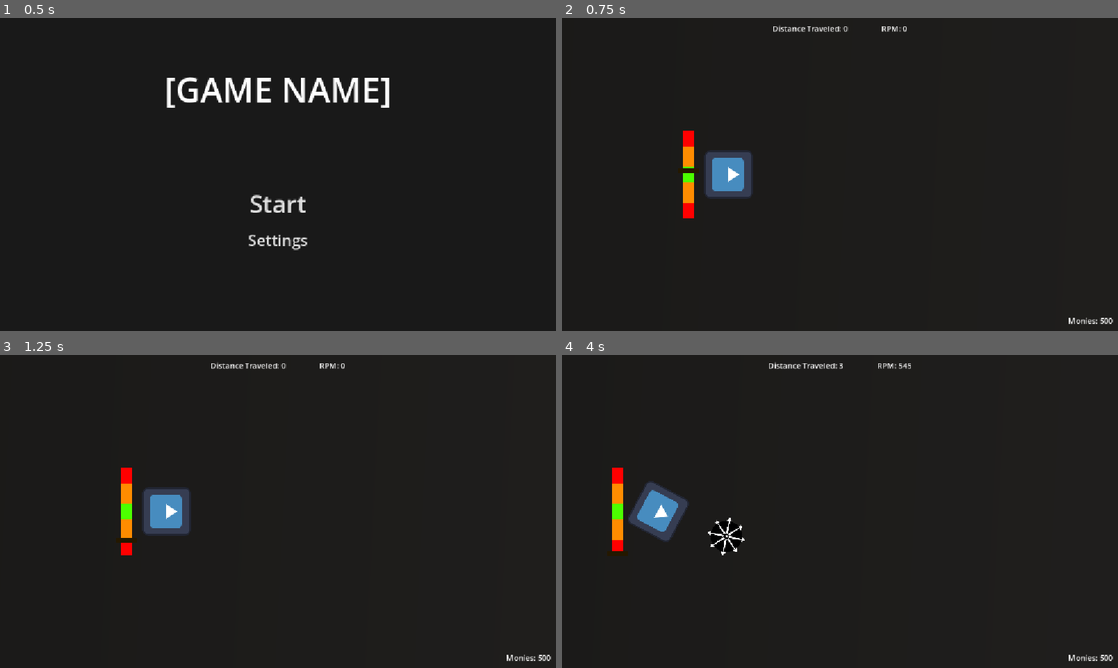
Above: before the commit, frames 1-4 (two rows, left to right).
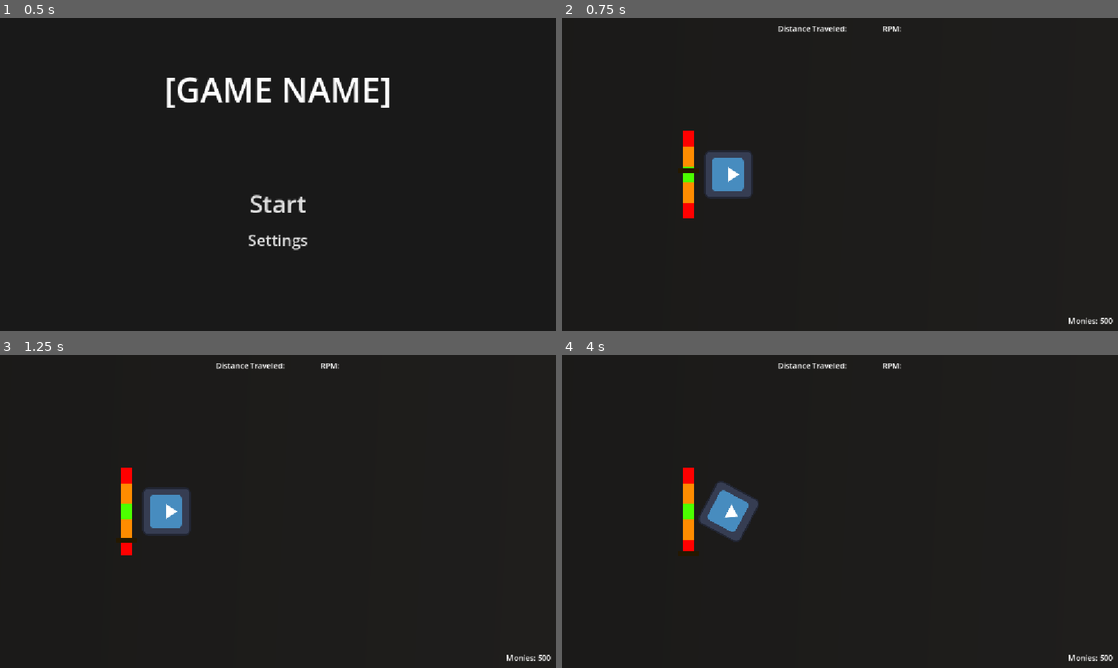
Above: after the commit, the same moments.

Repository: ryder-james/AVerySeriousGameJam
Game: Godot game, scene res://ui/main_menu.tscn
The game is run twice, just before and just after one commit, with the same random seed, the same clock (stepped at 60 frames per second) and the same inputs. The engine's default icon, where the game draws it, is replaced by a stand-in: a white triangle on a blue panel in a dark square.
Inputs:
- Up to frame 1 (0.5 s): no input
- Up to frame 2 (0.75 s): click "Start" at 0.5 s
- Up to frame 3 (1.25 s): no input
- Up to frame 4 (4 s): tap Enter at 1.25 s; tap Space (launch) at 1.35, 2.3, 2.75, 3.05, 3.6 s; tap A (ccw) at 2.1 s; hold D (cw) 2.78-3.53 s

Frame 1 is identical in both runs. In frame 2, 0.2% of the frame differs, in the area x 38-62%, y 2-5%; in frame 3, 0.2%; in frame 4, 4.2%, in the area x 8-63%, y 2-65%.
Error after the commit: Parse Error: Identifier "death" not declared in the current scope. (res://beyblade/beyblade.gd:70)

Commit message:
refactor: Reduce RPM scaling

Diff:
--- a/beyblade/beyblade.gd
+++ b/beyblade/beyblade.gd
@@ -61,13 +61,13 @@
 	apply_central_force(_steering.get_steering_vector(
 			gravity_force, _gravity.get_child(0).shape.radius, max_speed))
 
-	var allowable_speed: float = min(max_speed, abs(angular_velocity) * 500)
+	var allowable_speed: float = min(max_speed, abs(angular_velocity) * 1000)
 	linear_velocity.x = max(linear_velocity.x, -200)
 	linear_velocity = linear_velocity.limit_length(allowable_speed)
 	if linear_velocity.length() < 10:
 		linear_velocity = Vector2.ZERO
 		angular_velocity = 0.0
-		%EndRunMenu.visible = true
+		death.emit()
 		set_deferred("process_mode", Node.PROCESS_MODE_DISABLED)
 		set_deferred("freeze", true)
 
--- a/beyblade/beyblade.tscn
+++ b/beyblade/beyblade.tscn
@@ -1,7 +1,7 @@
 [gd_scene format=3 uid="uid://bwpfbwm75cowr"]
 
 [ext_resource type="Script" uid="uid://dvgou34t5mt21" path="res://beyblade/beyblade.gd" id="1_e03yv"]
-[ext_resource type="Texture2D" uid="uid://dot4edvib1brr" path="res://beyblade/skins/beyblade.png" id="2_qg5uo"]
+[ext_resource type="Texture2D" uid="uid://dabo0338qsvno" path="res://beyblade/skins/base_beyblade.png" id="2_83moc"]
 [ext_resource type="PackedScene" uid="uid://cx3i400ddurxv" path="res://beyblade/steering.tscn" id="3_0vtsf"]
 [ext_resource type="Script" uid="uid://dbu3n8xx0l4ha" path="res://beyblade/rpm_agent.gd" id="4_83moc"]
 
@@ -22,20 +22,18 @@
 [node name="Beyblade" type="RigidBody2D" unique_id=414612044 groups=["Player"]]
 mass = 0.1
 physics_material_override = SubResource("PhysicsMaterial_gqbix")
-inertia = 0.1
+inertia = 0.25
 contact_monitor = true
 max_contacts_reported = 1
 angular_damp_mode = 1
 angular_damp = 1.0
 script = ExtResource("1_e03yv")
-max_speed = null
-max_launch_power = null
-gravity_force = 100.0
+gravity_force = 0.0
 clash_detection_distance = 100.0
 
 [node name="Visual" type="Sprite2D" parent="." unique_id=1297228985]
 unique_name_in_owner = true
-texture = ExtResource("2_qg5uo")
+texture = ExtResource("2_83moc")
 
 [node name="CollisionShape2D" type="CollisionShape2D" parent="." unique_id=1437595302]
 shape = SubResource("CircleShape2D_ujo3m")
--- a/beyblade/rpm_agent.gd
+++ b/beyblade/rpm_agent.gd
@@ -13,4 +13,4 @@
 	if not parent_rb:
 		return 0.0
 
-	return floorf(parent_rb.angular_velocity / TAU * 60 * 100) * 0.01
+	return floorf(parent_rb.angular_velocity / TAU * 100) * 0.01
--- a/enemies/enemy.gd
+++ b/enemies/enemy.gd
@@ -12,7 +12,7 @@
 
 
 func _ready() -> void:
-	apply_torque_impulse(1000)
+	apply_torque_impulse(10)
 	_gravity.body_entered.connect(_on_gravity_entered)
 	_gravity.body_exited.connect(_on_gravity_exited)
 
@@ -25,6 +25,7 @@
 	linear_velocity = linear_velocity.limit_length(allowable_speed)
 	if angular_velocity <= 0.5:
 		linear_velocity = Vector2.ZERO
+		angular_velocity = 0.0
 		set_deferred("process_mode", Node.PROCESS_MODE_DISABLED)
 		set_deferred("freeze", true)
 
--- a/enemies/enemy.tscn
+++ b/enemies/enemy.tscn
@@ -4,6 +4,7 @@
 [ext_resource type="Texture2D" uid="uid://dot4edvib1brr" path="res://beyblade/skins/beyblade.png" id="2_67e6m"]
 [ext_resource type="PackedScene" uid="uid://cx3i400ddurxv" path="res://beyblade/steering.tscn" id="3_orwns"]
 [ext_resource type="Script" uid="uid://dbu3n8xx0l4ha" path="res://beyblade/rpm_agent.gd" id="4_a6vjd"]
+[ext_resource type="Script" uid="uid://bq46cibj2vrea" path="res://enemies/enemy_rpm_label.gd" id="5_07tka"]
 
 [sub_resource type="PhysicsMaterial" id="PhysicsMaterial_gqbix"]
 friction = 0.0
@@ -23,7 +24,7 @@
 mass = 0.1
 physics_material_override = SubResource("PhysicsMaterial_gqbix")
 gravity_scale = -0.2
-inertia = 0.1
+inertia = 0.25
 script = ExtResource("1_4gyqm")
 gravity_force = 200.0
 
@@ -49,3 +50,27 @@
 unique_name_in_owner = true
 script = ExtResource("4_a6vjd")
 parent_rb = NodePath("..")
+
+[node name="Label" type="Label" parent="." unique_id=314196272]
+process_mode = 3
+top_level = true
+anchors_preset = 8
+anchor_left = 0.5
+anchor_top = 0.5
+anchor_right = 0.5
+anchor_bottom = 0.5
+offset_left = -605.0
+offset_top = -360.0
+offset_right = -546.0
+offset_bottom = -288.0
+grow_horizontal = 2
+grow_vertical = 2
+offset_transform_position = Vector2(-25, -38.775)
+theme_override_colors/font_color = Color(0, 1, 0, 1)
+theme_override_colors/font_outline_color = Color(0, 0, 0, 1)
+theme_override_constants/outline_size = 12
+theme_override_font_sizes/font_size = 52
+text = "54"
+horizontal_alignment = 1
+vertical_alignment = 1
+script = ExtResource("5_07tka")
--- /dev/null
+++ b/enemies/enemy_rpm_label.gd
@@ -0,0 +1,8 @@
+extends Label
+
+
+# Called every frame. 'delta' is the elapsed time since the previous frame.
+func _process(_delta: float) -> void:
+	global_position = get_parent().global_position
+	global_position -= size * 0.5
+	text = str(roundi(get_parent().rpm_agent.rpm))
--- a/map.tscn
+++ b/map.tscn
@@ -22,7 +22,6 @@
 [node name="Beyblade" parent="." unique_id=414612044 instance=ExtResource("1_e0an3")]
 process_mode = 4
 position = Vector2(136, 0)
-gravity_force = 50.0
 
 [node name="Launcher" parent="." unique_id=2113441394 instance=ExtResource("2_p5pve")]
 position = Vector2(35, 0)
--- a/ui/overlay_ui.gd
+++ b/ui/overlay_ui.gd
@@ -7,7 +7,7 @@
 
 	var distance_text := "Distance Traveled: %s" % Game.player_distance
 	%Distance_Meter.text = distance_text
-	var rpm_text := "RPM: %s" % roundi(Game.player.rpm_agent.rpm)
+	var rpm_text := "RPM: %.2f" % Game.player.rpm_agent.rpm
 	%RPM_Meter.text = rpm_text
 	var monies_text := "Monies: %s" % Game.monies
 	%Monies.text = monies_text
Not shown, added: enemies/enemy_rpm_label.gd.uid
